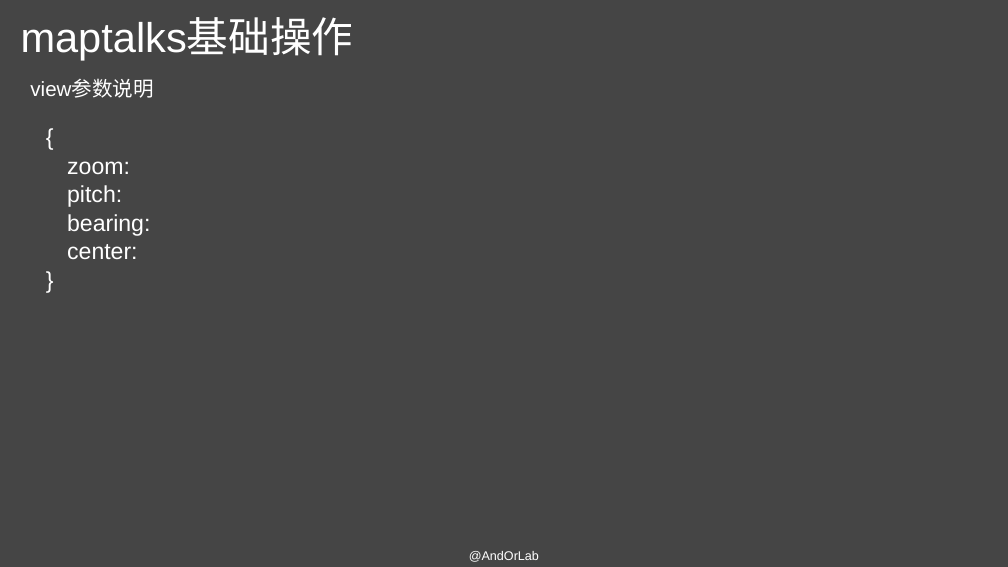
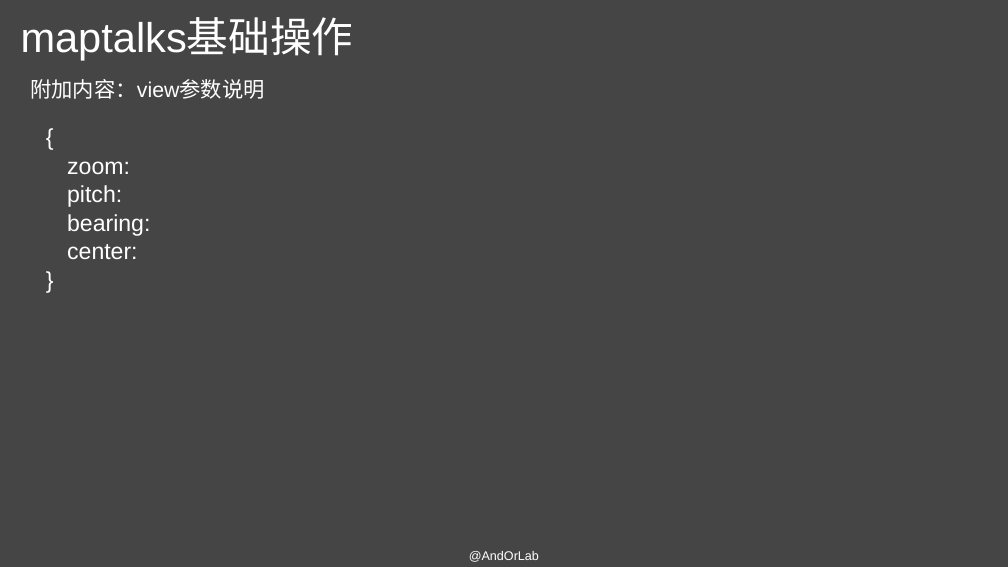
Before and after one commit to AndorLab/TodoList, a slide deck: slide 19 of contents/2018-11-14-杜秀秀/maptalks使用基础.pptx (slide 20 before the commit). Drawn at 1008x567 pixels with LibreOffice and Linux fonts; fonts in the diff are those of the drawing. Boxes give left, top, right and bottom in pixels: in the first picture for what was removed or moved away, otherwise in the second. Text is boxed around its words. In the diff, an @@ line names an element or a change of style, - is before the commit and + after.

Commit message:
maptlks使用基础PPT v2.0

```diff
--- a/contents/2018-11-14-杜秀秀/maptalks使用基础.pptx
+++ b/contents/2018-11-14-杜秀秀/maptalks使用基础.pptx
@@ text at bbox=[30, 79, 264, 99]: text changed; size 19.6 to 20.3 pt @@
-view参数说明
+附加内容：view参数说明
```
Also in this commit, not shown: 16 other slides changed, 5 slides added, 3 slides removed.
